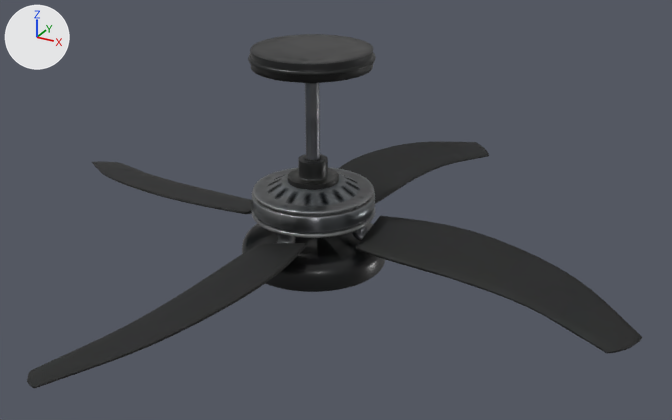
The glTF model assets/models/ceiling_fan.glb: old version first, new version second.
Both versions are drawn from a 50 mm lens placed at (0.942, -1.61, 0.459), pointed at (0.061, -0.009, -0.342). Arrows for +X, +Y and +Z are at upper left; the lights stay in place. The first picture is the older version. Where no turn or scale is listed for an object, it has been applied to the vertices.

Objects in the first picture: 'ceiling_fan'.
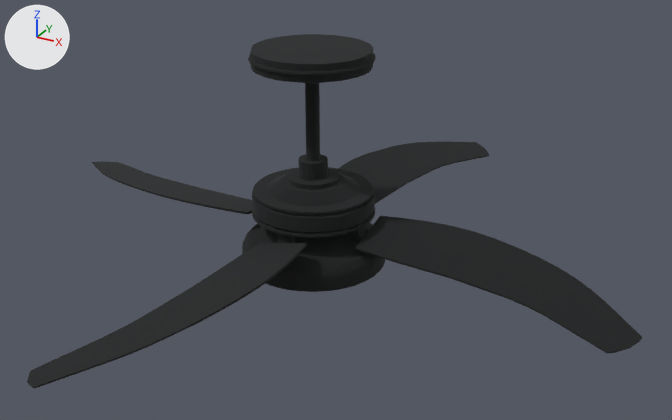
What differs and where, as boxes (x1, y1, x2, y2) in the pictures (672 x 420 px):
```json
{"object": "ceiling_fan", "change": "surface changed", "before": [158, 34, 592, 342], "after": [158, 34, 592, 342]}
```

Scene script edits in JSON lines:
```json
{"block": "mat_ceiling_fan", "change": "nodes: BsdfPrincipled, Math, NormalMap, OutputMaterial, SeparateColor, TexImage x5"}
{"block": "mat_ceiling_fan", "change": "uses the picture img_ceiling_fan_diff"}
{"block": "mat_ceiling_fan", "change": "uses the picture img_ceiling_fan_emissive"}
{"block": "mat_ceiling_fan", "change": "uses the picture img_ceiling_fan_metal_ceiling_fan_rough"}
{"block": "mat_ceiling_fan", "change": "uses the picture img_ceiling_fan_nor_gl"}
{"block": "mat_ceiling_fan", "change": "uses the picture img_ceiling_fan_spec"}
{"block": "mat_ceiling_fan", "change": "nodes: BsdfPrincipled, OutputMaterial"}
{"block": "mat_ceiling_fan", "change": "colours: dark grey #474849"}
```
